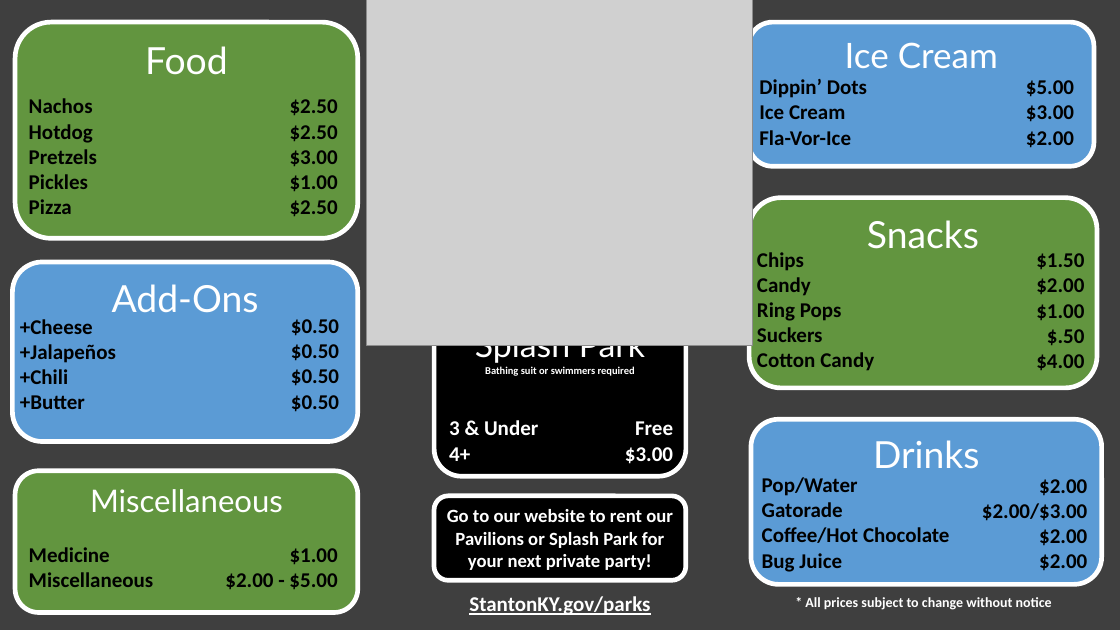
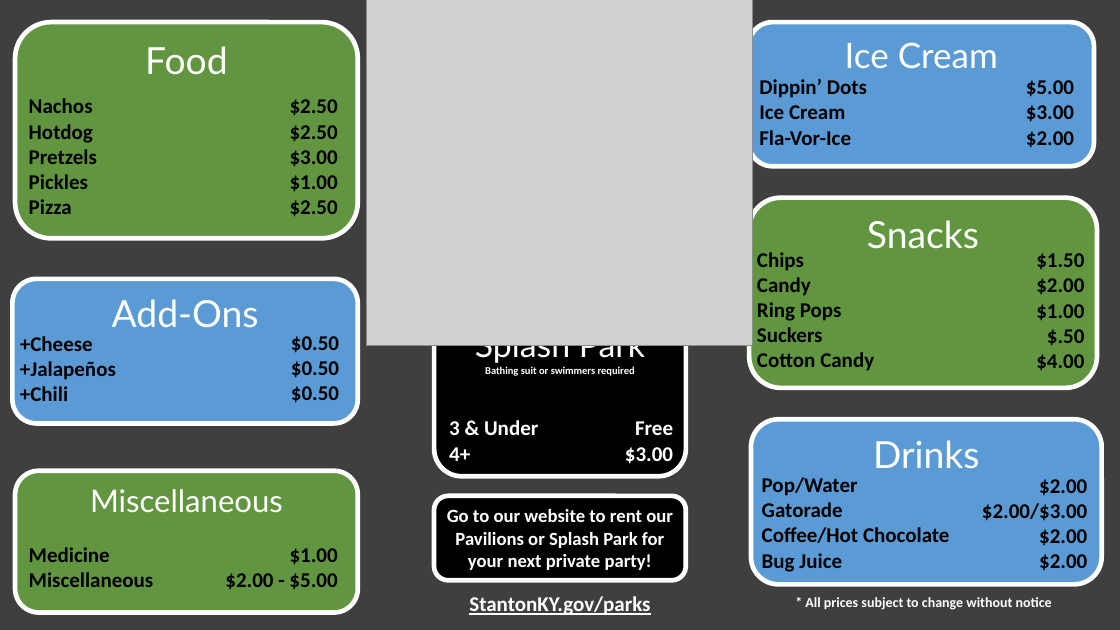
Before and after one commit to CityOfStanton/Kiosk-Client-Content, a slide deck: slide 1 of Assets/Menu/RegularMenu/Menu.pptx. Drawn at 1120x630 pixels with LibreOffice and Linux fonts; fonts in the diff are those of the drawing; grey boxes stand for pictures. Boxes give left, top, right and bottom in pixels: in the first picture for what was removed or moved away, otherwise in the second. Text is boxed around its words. In the diff, an @@ line names an element or a change of style, - is before the commit and + after.

Commit message:
Update RegularMenu assets with new images and presentation files

```diff
--- a/Assets/Menu/RegularMenu/Menu.pptx
+++ b/Assets/Menu/RegularMenu/Menu.pptx
@@ rounded rectangle "Add-Ons" resized from (x1=12, y1=262, x2=358, y2=442) to (x1=12, y1=279, x2=358, y2=423) @@
@@ text "+Cheese" moved from (x1=20, y1=319, x2=116, y2=409) to (x1=20, y1=336, x2=116, y2=401) @@
@@ text "$0.50" moved from (x1=291, y1=319, x2=339, y2=412) to (x1=291, y1=336, x2=339, y2=403) @@
@@ text at (x1=20, y1=395, x2=85, y2=409): paragraph removed @@
-+Butter
@@ text at (x1=291, y1=395, x2=339, y2=412): paragraph removed @@
-$0.50
```
Also in this commit, not shown: 1 other file.
